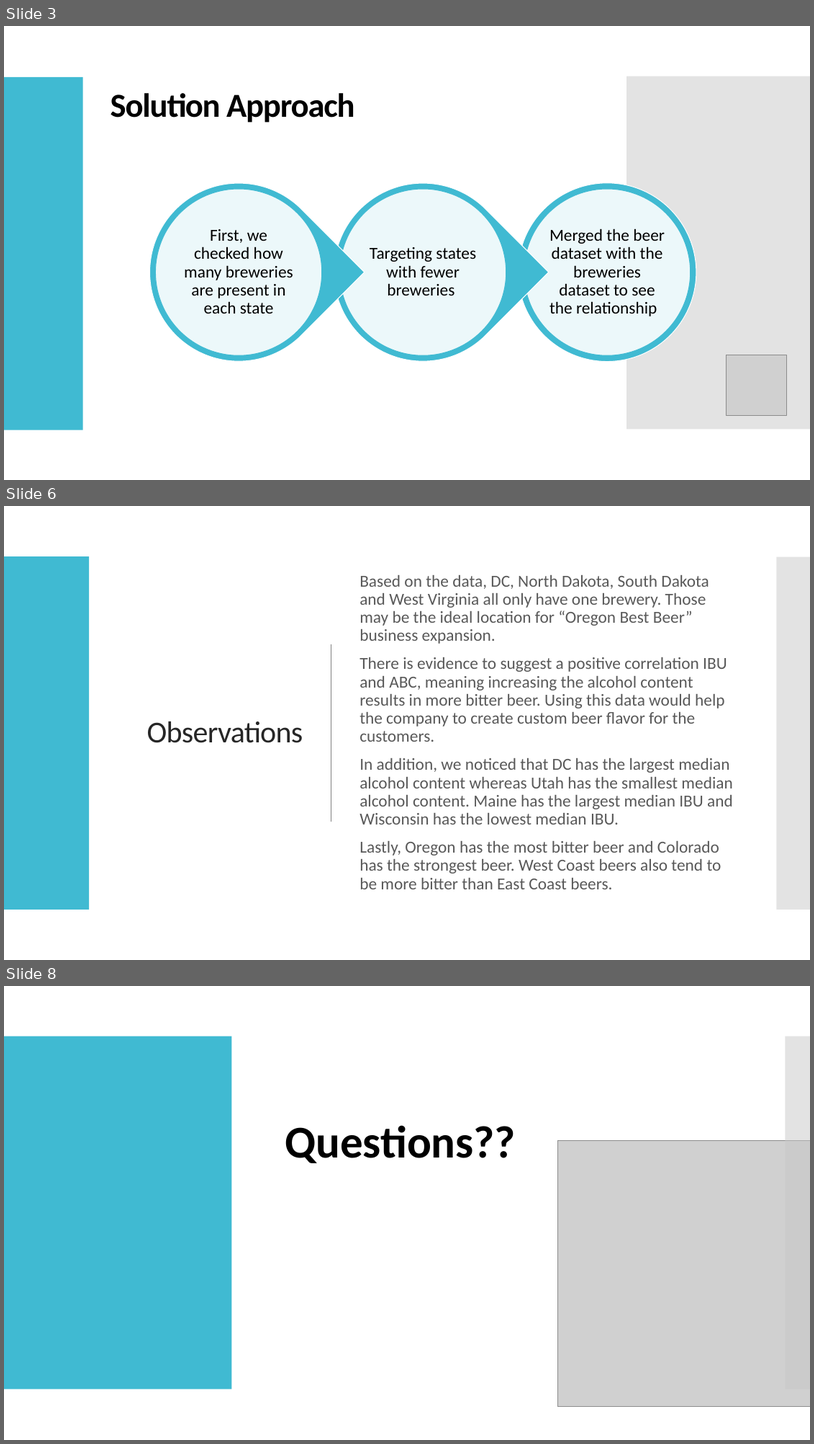
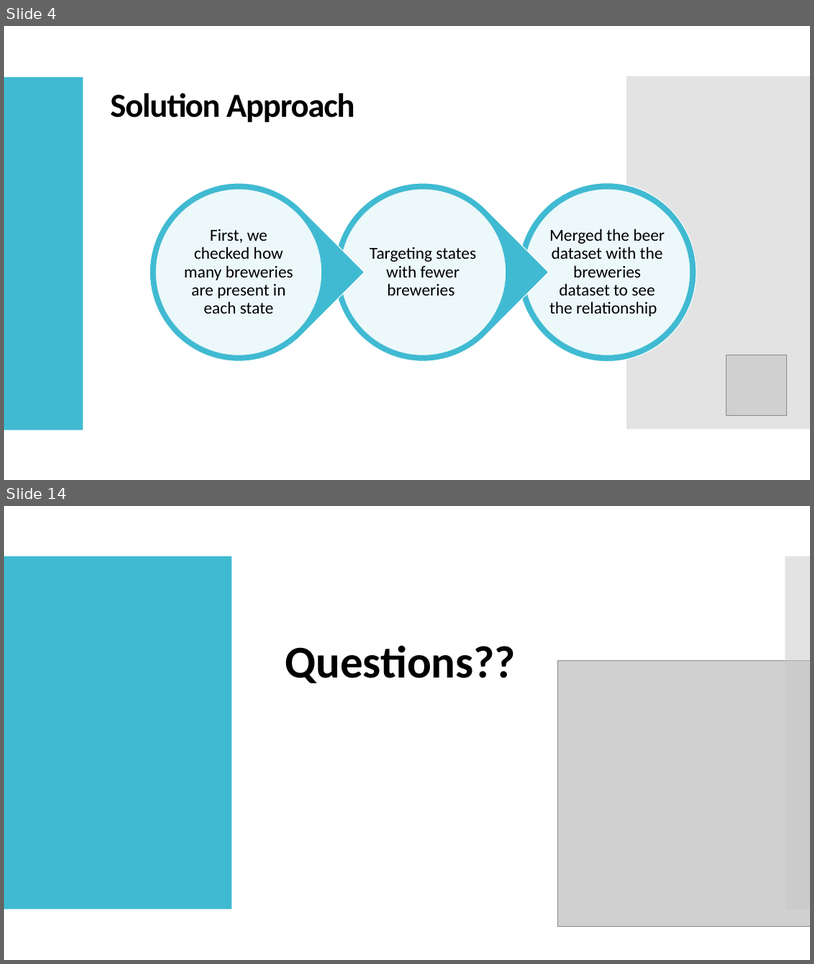
Before and after one commit to sfogelm/SMUDataScienceCapstone1, a slide deck: CaseStudy.pptx. Shown one above the other, each under a label of ours: slides 3, 6 and 8 before the commit, slides 4 and 14 after it; the slides between them are not shown. The pictures are 814x1444 and 814x964 pixels, drawn with LibreOffice and Linux fonts; fonts in the diff are those of the drawing; grey boxes stand for pictures. Boxes give left, top, right and bottom in pixels: in the first picture for what was removed or moved away, otherwise in the second. Text is boxed around its words. In the diff, an @@ line names an element or a change of style, - is before the commit and + after.

```diff
--- a/CaseStudy.pptx
+++ b/CaseStudy.pptx
@@ slide 6 removed at box(4, 506, 810, 960), background #FFFFFF; not listed: 2 template elements that a slide beside it also shows @@
@@ rectangle removed at box(4, 506, 810, 960) @@
@@ rectangle removed at box(4, 556, 89, 909) @@
@@ rectangle removed at box(777, 557, 810, 909) @@
@@ text removed at box(360, 575, 733, 889) @@
-Based on the data, DC, North Dakota, South Dakota and West Virginia all only have one brewery. Those may be the ideal location for “Oregon Best Beer” business expansion.
-There is evidence to suggest a positive correlation IBU and ABC, meaning increasing the alcohol content results in more bitter beer. Using this data would help the company to create custom beer flavor for the customers.
-In addition, we noticed that DC has the largest median alcohol content whereas Utah has the smallest median alcohol content. Maine has the largest median IBU and Wisconsin has the lowest median IBU.
-Lastly, Oregon has the most bitter beer and Colorado has the strongest beer. West Coast beers also tend to be more bitter than East Coast beers.
@@ line removed from (332, 644) to (332, 822) @@
@@ title removed at box(147, 721, 304, 743) @@
-Observations
@@ what was slide 3 is now slide 4 @@
@@ what was slide 8 is now slide 14 @@
```
Also in this commit, not shown: 2 slides changed, 8 slides added, 1 other slide removed.
